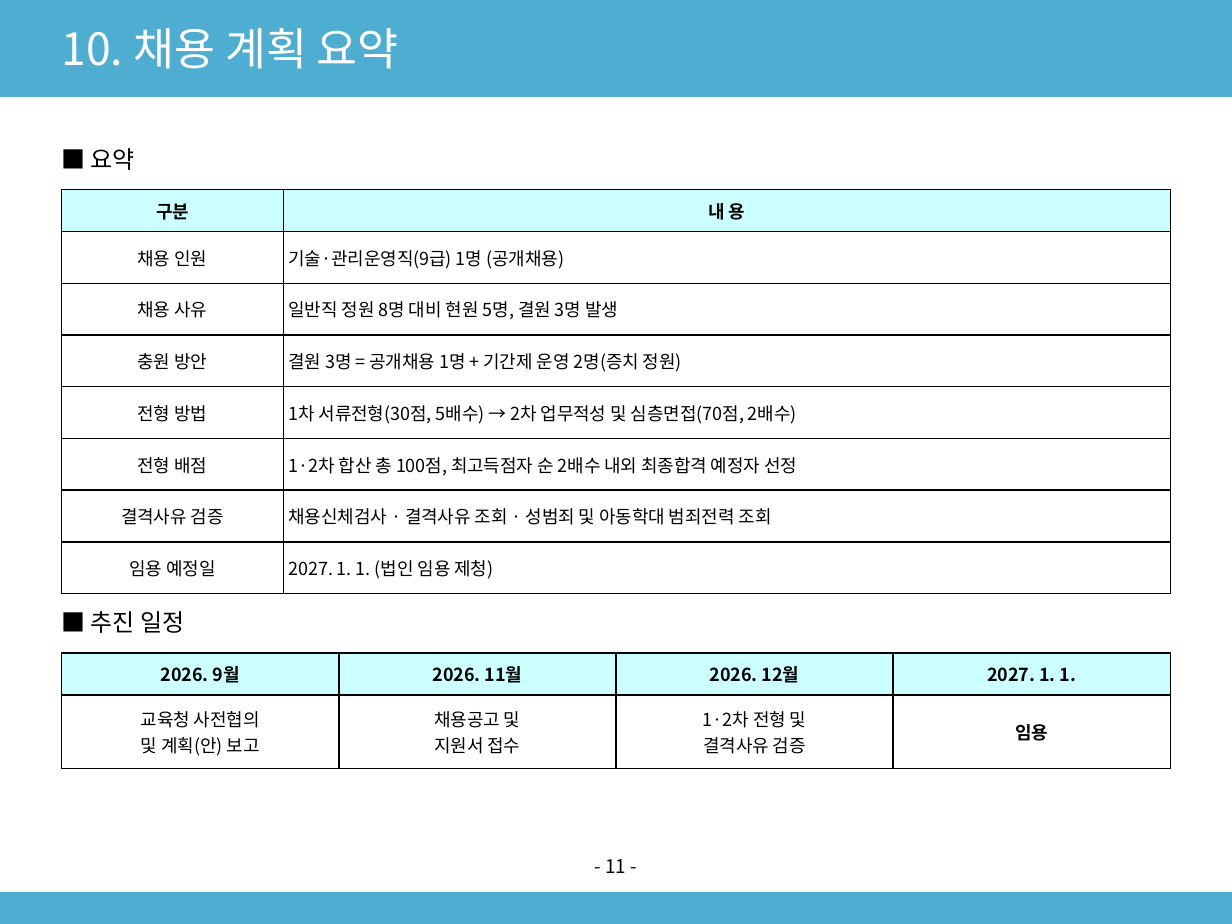
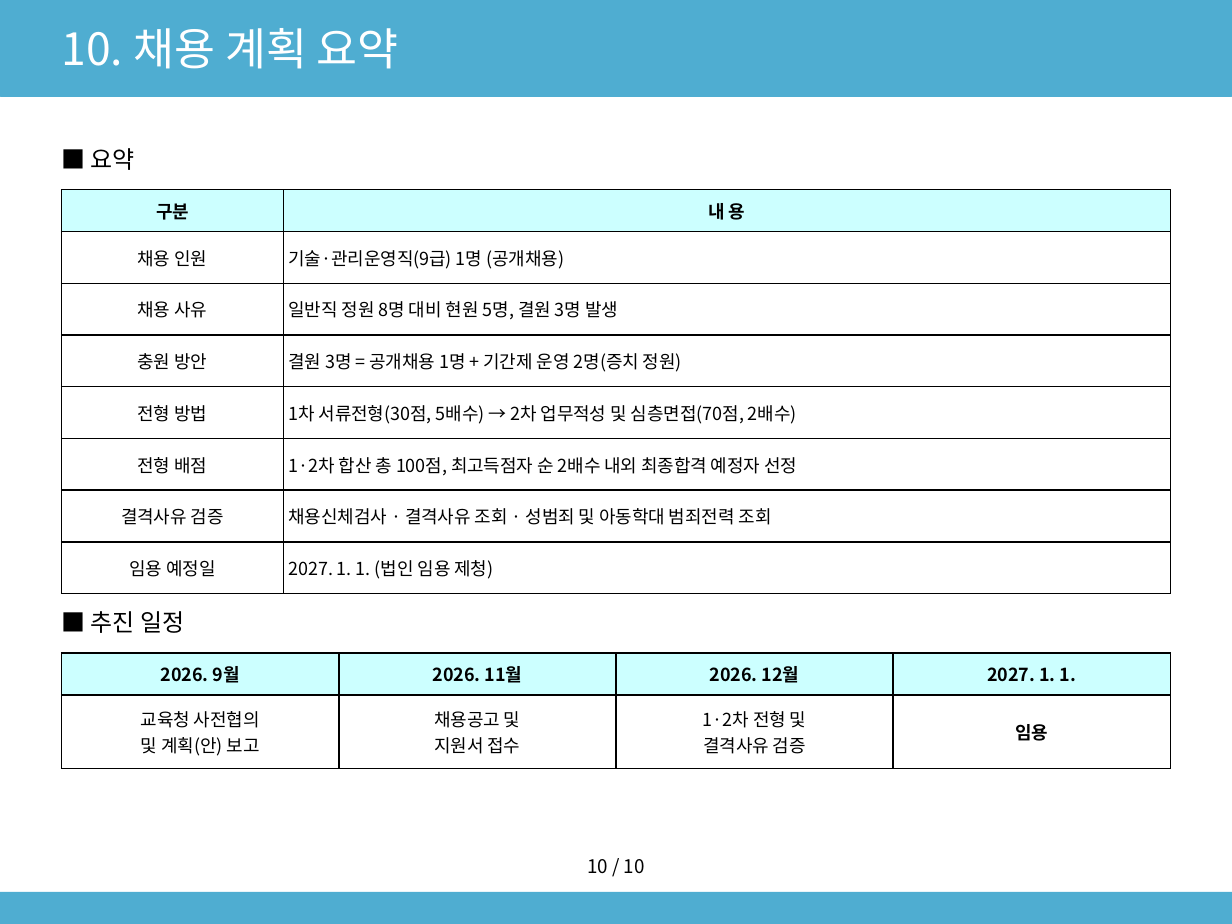
Before and after one commit to sogood459-max/miracle-guy, a slide deck: slide 12 of docs/2027년_사무직원_채용계획안.pptx. Drawn at 1232x924 pixels with LibreOffice and Linux fonts; fonts in the diff are those of the drawing. Boxes give left, top, right and bottom in pixels: in the first picture for what was removed or moved away, otherwise in the second. Text is boxed around its words. In the diff, an @@ line names an element or a change of style, - is before the commit and + after.

```diff
--- a/docs/2027년_사무직원_채용계획안.pptx
+++ b/docs/2027년_사무직원_채용계획안.pptx
@@ text at (x1=587, y1=859, x2=645, y2=874): text changed @@
-- 11 -
+10 / 10
```
Also in this commit, not shown: 10 other slides changed, 1 other file.
